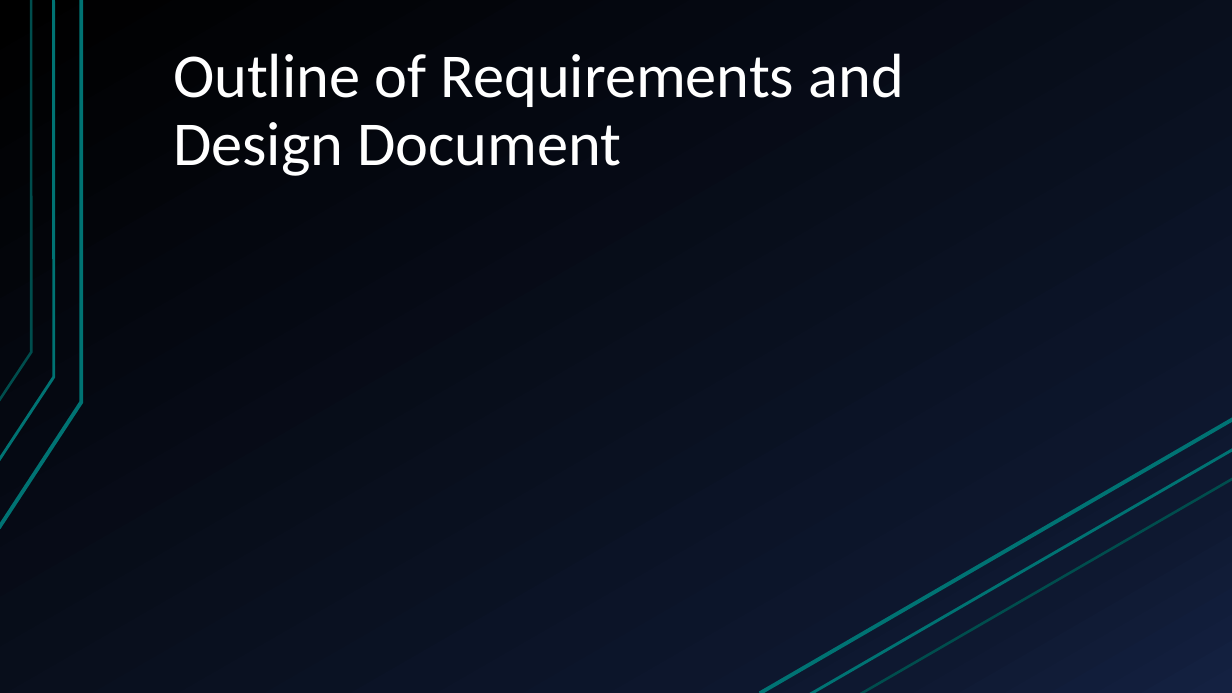
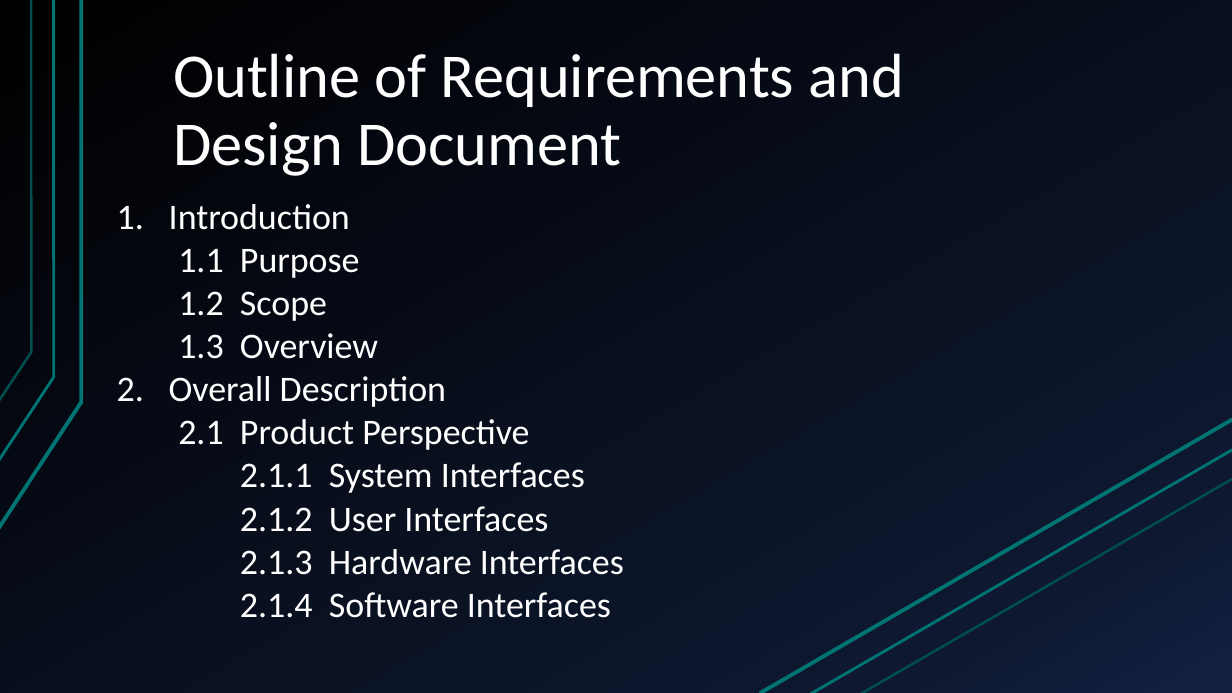
Before and after one commit to tdsa/ticketsalad, a slide deck: slide 6 of Slideshow/Team Hackermen.pptx. Drawn at 1232x693 pixels with LibreOffice and Linux fonts; fonts in the diff are those of the drawing. Boxes give left, top, right and bottom in pixels: in the first picture for what was removed or moved away, otherwise in the second. Text is boxed around its words. In the diff, an @@ line names an element or a change of style, - is before the commit and + after.

```diff
--- a/Slideshow/Team Hackermen.pptx
+++ b/Slideshow/Team Hackermen.pptx
@@ text added at (169,204,624,618), 28 pt, text #FFFFFF @@
+1. Introduction
+  1.1 Purpose
+  1.2 Scope
+  1.3 Overview
+2. Overall Description
+  2.1 Product Perspective
+    2.1.1 System Interfaces
+    2.1.2 User Interfaces
+    2.1.3 Hardware Interfaces
+    2.1.4 Software Interfaces
```
Also in this commit, not shown: 3 other slides changed, 2 slides added, 4 slides removed.
